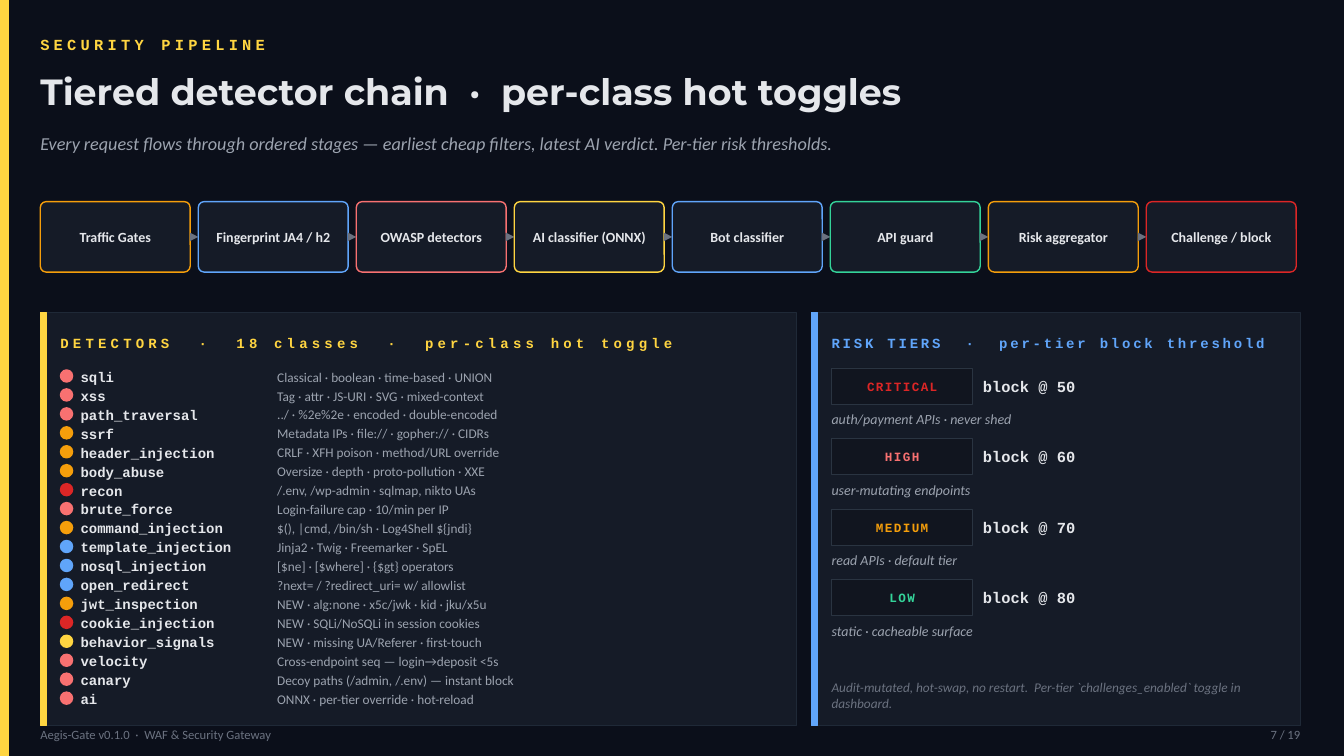
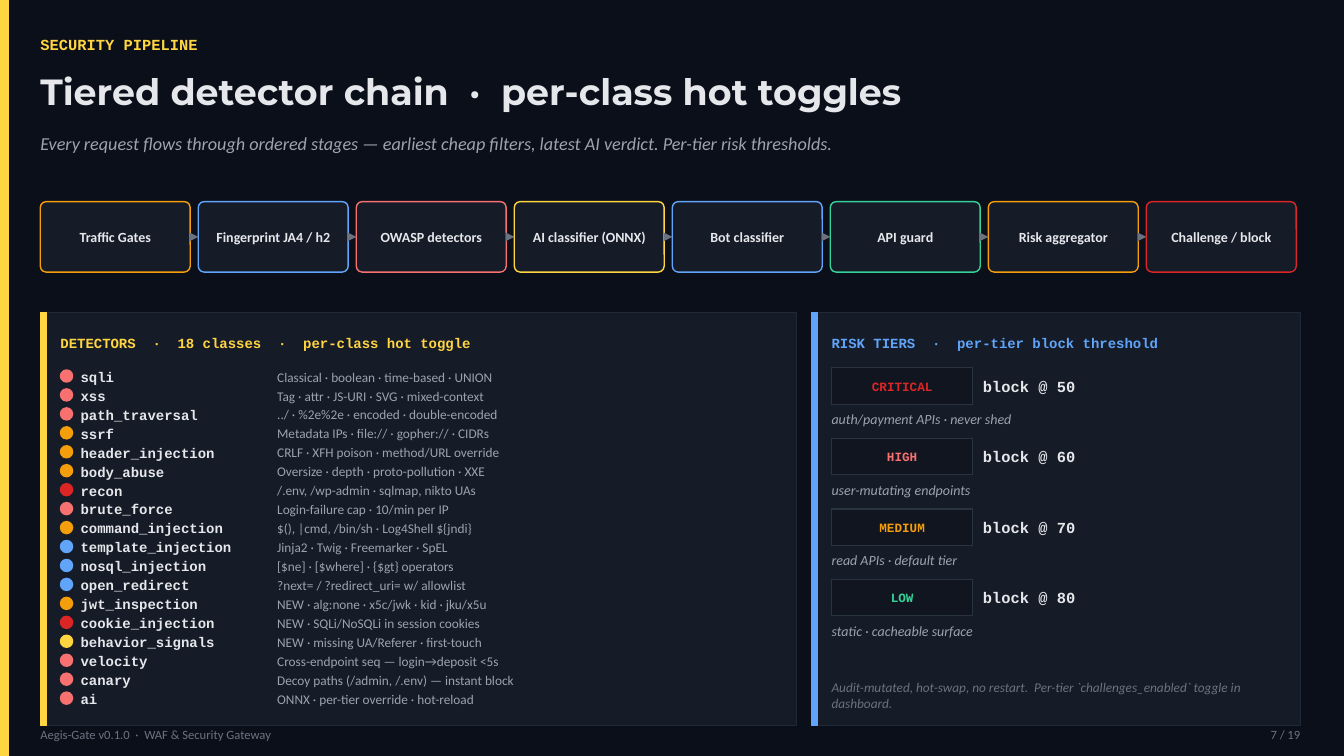
Before and after one commit to nico-aie/aegis-gate, a slide deck: slide 7 of Aegis-Gate-Presentation.pptx. Drawn at 1344x756 pixels with LibreOffice and Linux fonts; fonts in the diff are those of the drawing. Boxes give left, top, right and bottom in pixels: in the first picture for what was removed or moved away, otherwise in the second. Text is boxed around its words. In the diff, an @@ line names an element or a change of style, - is before the commit and + after.

```diff
--- a/Aegis-Gate-Presentation.pptx
+++ b/Aegis-Gate-Presentation.pptx
@@ text "SECURITY PIPELINE" at (40, 39, 198, 50): letter spacing 3 to 0 pt @@
@@ text "DETECTORS · 18 classes · ..." at (60, 338, 470, 351): letter spacing 3 to 0 pt @@
@@ text "RISK TIERS · per-tier block ..." at (832, 338, 1158, 351): letter spacing 2 to 0 pt @@
@@ letter spacing 1 to 0 pt in 4 elements at (872, 382, 933, 391), (887, 452, 917, 461), (879, 524, 924, 532), (891, 593, 914, 602) @@
@@ outline #2A3441 0.5 pt to #2A3441 0.75 pt in 4 elements at (832, 368, 973, 404), (832, 439, 973, 475), (832, 509, 973, 545), (832, 580, 973, 616) @@
```
Also in this commit, not shown: 18 other slides changed.
